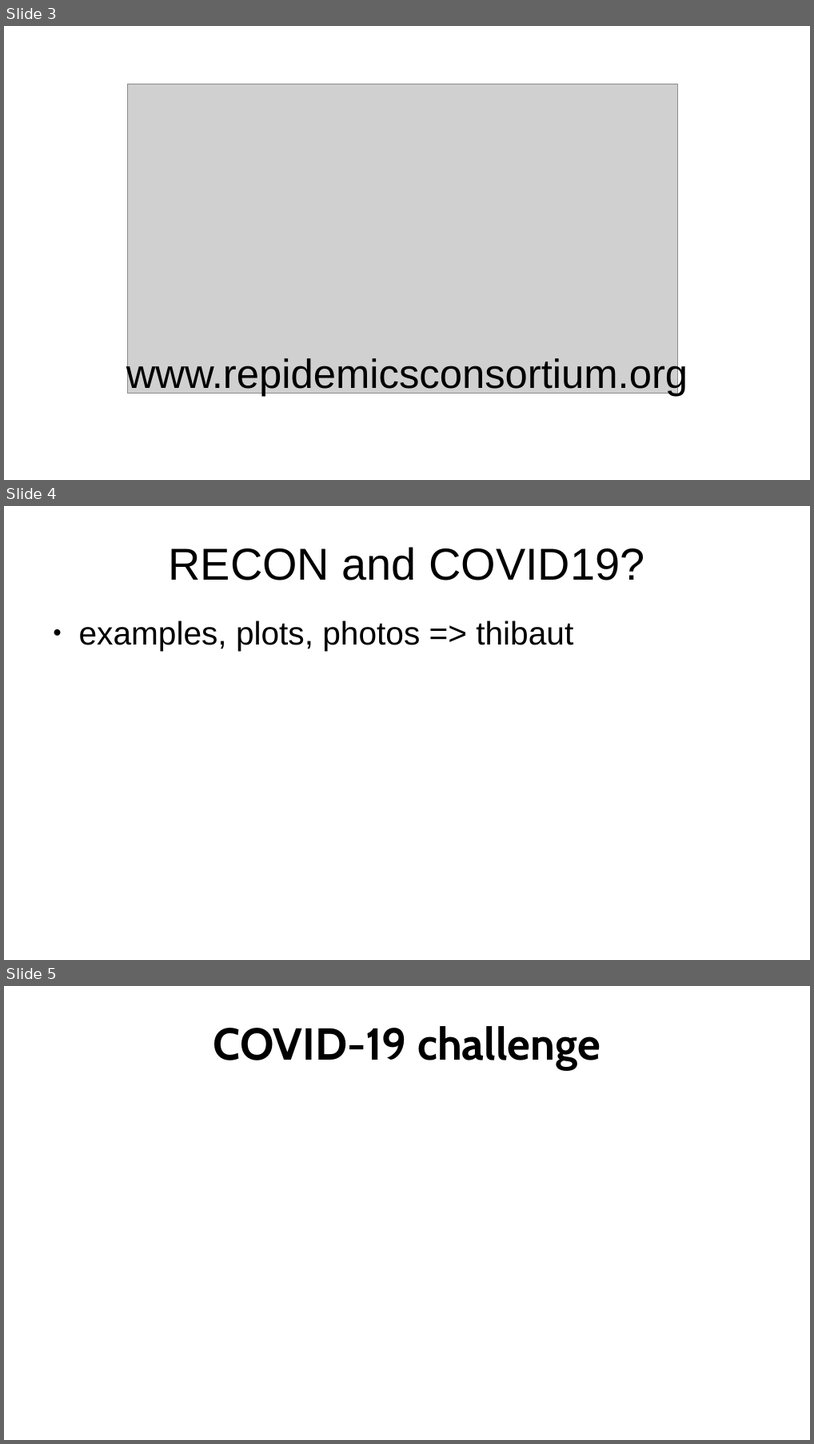
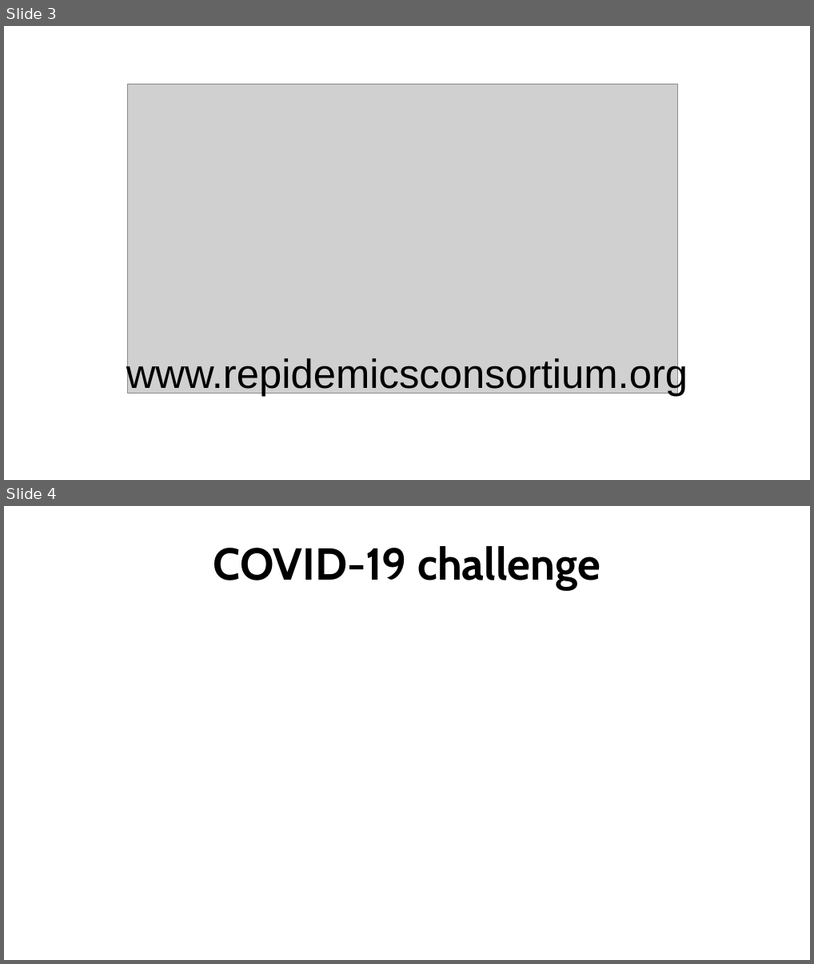
Before and after one commit to matthieugold/covid-19-challenge, a slide deck: docs/dscc_presentation/dscc_presentation.odp. Shown one above the other, each under a label of ours: slides 3, 4 and 5 before the commit, slides 3 and 4 after it. The pictures are 814x1444 and 814x964 pixels, drawn with LibreOffice and Linux fonts; fonts in the diff are those of the drawing; grey boxes stand for pictures. Boxes give left, top, right and bottom in pixels: in the first picture for what was removed or moved away, otherwise in the second. Text is boxed around its words. In the diff, an @@ line names an element or a change of style, - is before the commit and + after.

```diff
--- a/docs/dscc_presentation/dscc_presentation.odp
+++ b/docs/dscc_presentation/dscc_presentation.odp
@@ slide 4 removed at [4, 506, 810, 960], background #FFFFFF @@
@@ title removed at [169, 547, 645, 580] @@
-RECON and COVID19?
@@ text removed at [79, 620, 574, 651] @@
-● examples, plots, photos => thibaut
@@ what was slide 5 is now slide 4 @@
```
Also in this commit, not shown: 2 slides changed, 4 slides added, 1 other file.
